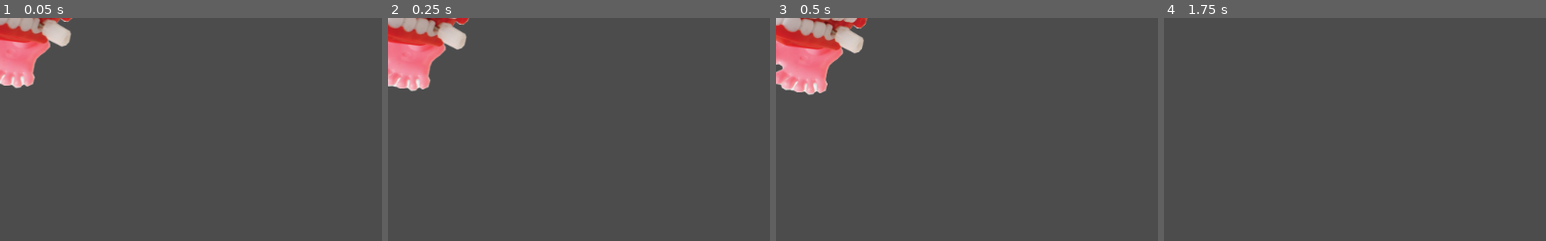
Above: before the commit, frames 1-4 (left to right).
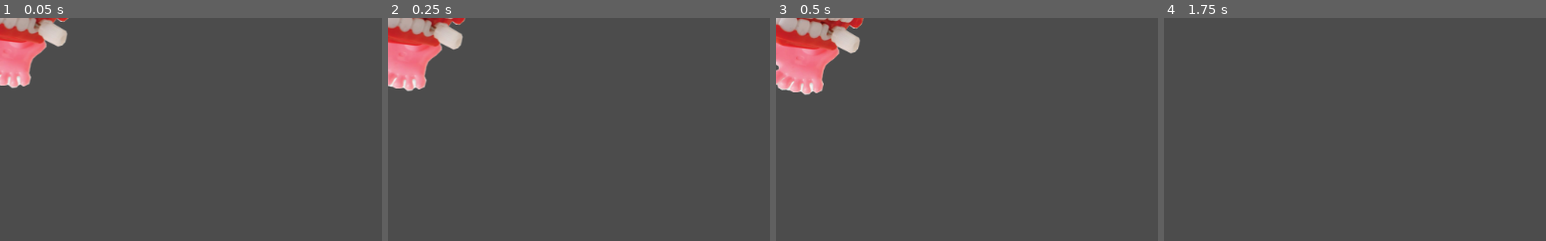
Above: after the commit, the same moments.

Repository: PushingPolygons/moonchomper-RosemaryKoshy
Game: Godot game, scene res://Level/Level.tscn
The game is run twice, just before and just after one commit, with the same random seed, the same clock (stepped at 60 frames per second) and the same inputs.
Inputs (mouse positions are % of the whole screen's width and height, from its top left):
- Up to frame 1 (0.05 s): no input
- Up to frame 2 (0.25 s): no input
- Up to frame 3 (0.5 s): no input
- Up to frame 4 (1.75 s): move the mouse to (2, 2) at 0.52 s; click (2, 2) at 0.67 s; tap Enter at 1.25 s; move the mouse to (30, 55) at 1.27 s; click (30, 55) at 1.42 s
The pictures show only the part of the screen within x 0-50%, y 0-50%; the shares and areas given below are measured in that part.

The runs differ from the first frame. In frame 1, 1.4% of the frame differs, in the area x 0-19%, y 0-32%; in frame 2, 1.6%; in frame 3, 2.0%, in the area x 0-24%, y 0-35%; in frame 4, nothing differs.

Commit message:
project setup 3: hitboxes

Diff:
--- a/Code/Chomper/Chomper.tscn
+++ b/Code/Chomper/Chomper.tscn
@@ -3,7 +3,7 @@
 [ext_resource path="res://Chomper/assets/chomper.png" type="Texture" id=1]
 [ext_resource path="res://Chomper/assets/chomper.gd" type="Script" id=2]
 
-[sub_resource type="RectangleShape2D" id=1]
+[sub_resource type="CircleShape2D" id=1]
 
 [node name="Chomper" type="Node2D"]
 script = ExtResource( 2 )
--- a/Code/Moon/Moon.tscn
+++ b/Code/Moon/Moon.tscn
@@ -1,10 +1,18 @@
-[gd_scene load_steps=3 format=2]
+[gd_scene load_steps=4 format=2]
 
 [ext_resource path="res://Moon/assets/moon_health_5.png" type="Texture" id=1]
 [ext_resource path="res://Moon/assets/moon.gd" type="Script" id=2]
 
+[sub_resource type="CircleShape2D" id=1]
+radius = 234.0
+
 [node name="Moon" type="Node2D"]
 script = ExtResource( 2 )
 
-[node name="Sprite" type="Sprite" parent="."]
+[node name="Area2D" type="Area2D" parent="."]
+
+[node name="Sprite" type="Sprite" parent="Area2D"]
 texture = ExtResource( 1 )
+
+[node name="CollisionShape2D" type="CollisionShape2D" parent="Area2D"]
+shape = SubResource( 1 )
Binary file changed: Code/Chomper/assets/chomper.png
Binary file changed: Code/Moon/assets/moon_health_5.png
